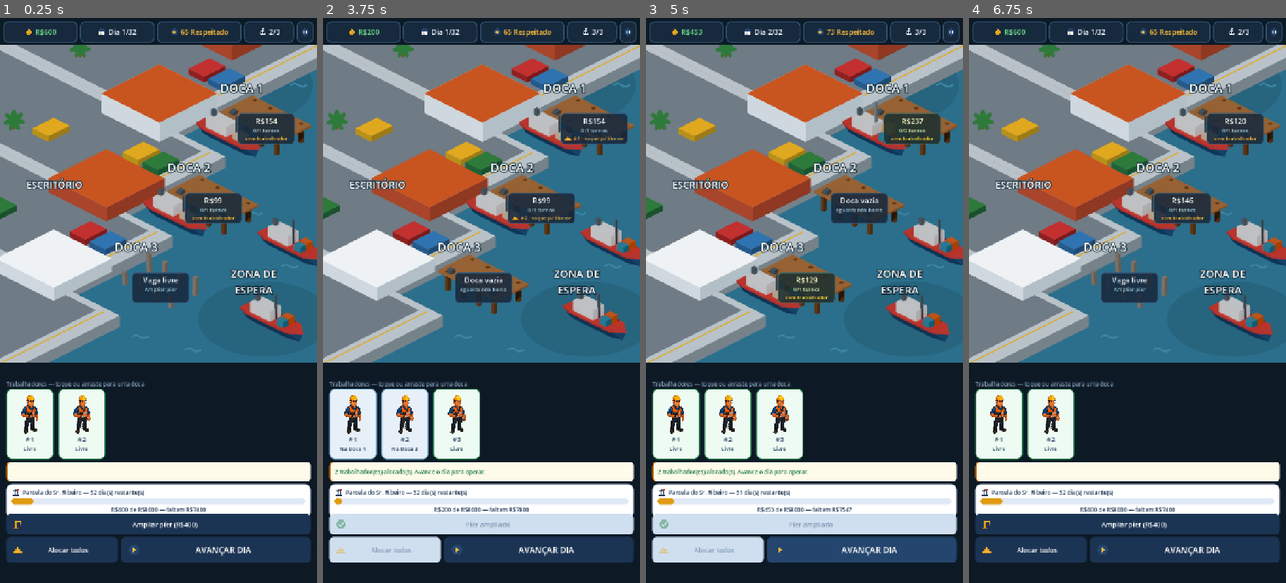
Above: before the commit, frames 1-4 (left to right).
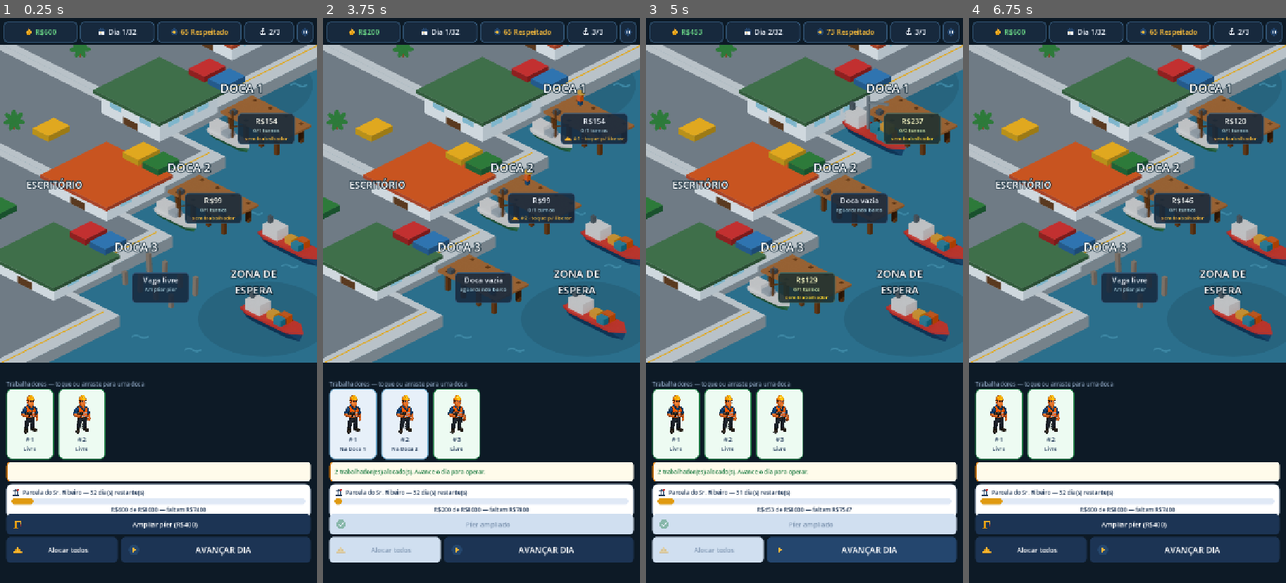
Above: after the commit, the same moments.

Repository: Brunoleon98/br-port
Game: Godot game, scene res://scenes/Main.tscn
Same seed, same stepped clock (60 frames per second), same inputs: the game is played once before the commit and once after it.
Inputs (mouse positions are in pixels of both pictures, inside the frame that each line leads up to):
- Up to frame 1 (0.25 s): no input
- Up to frame 2 (3.75 s): click "Ampliar píer (R$400)" at 0.5 s; click "Alocar todos" at 1.25 s; click "AVANÇAR DIA" at 2 s; click "Comprar" at 2.75 s; click "Alocar todos" at 3.5 s
- Up to frame 3 (5 s): click "AVANÇAR DIA" at 4.25 s
- Up to frame 4 (6.75 s): click "AVANÇAR DIA" at 5 s; click (1273, 29) at 5.75 s; click "Novo jogo (apaga progresso)" at 6.5 s

The runs differ from the first frame. In frame 1, 8.7% of the frame differs, in the area x 0-99%, y 4-55%; in frame 2, 8.7%; in frame 3, 8.5%; in frame 4, 8.7%.

Commit message:
Put a worker on the pier, and give the boats and buildings something to say
Three complaints from a played game, answered together because they are all
about the same thing: the map had no detail to read.

The worker only ever existed as "#1" on a chip. Now a figure stands on the
planking when a berth is staffed, and moves while the operation runs, so an
occupied berth reads without reading text. The illustrated portrait stays on
the roster card, where a portrait belongs.

The three boats shared one hull and differed by what sat on the deck, so they
read as one boat with props swapped. The fishing boat now has its own hull —
shorter, narrower, with a derrick and nets — and a green hull rather than navy.
Silhouette and hull colour, not a different stripe. The two cargo boats keep
the shared hull but differ in superstructure and stacking.

The buildings were smooth boxes with the top face painted roof-coloured; at a
distance they read as blocks of colour. They have doors, windows and an
overhanging eave now. A door is what gives a building its scale — nothing else
was needed.

Two traps found on the way, both recorded in the briefing:

Blender's +Y is the map's -my. Screen-right in Blender is the vector (+X, +Y),
both ground axes pulling right, while the map's tela_x = (mx - my) * MEIA_LARG
sends +my left. A prop symmetric in Y never shows it, which is why the pier
passed; the first asymmetric one landed 40px out. Placement now goes through
pos(mx, my, altura_px) so map coordinates are what gets written.

On a Control, position IS the offset. Zeroing it in an animation does not
return the node home, it throws it into the parent's corner and erases the
scene's anchoring — which is how the worker ended up 100px off the pier before
the rest positions were stored at _ready.

Also fixed in the map generator: open(dest, "w").write(gerar()) truncates
before the content exists, so an error left the game's map empty — and Godot
then wrote valid=false into the .import and kept that verdict after the file
came back.

42 assertions pass; the berths were checked staffed on a running build.

Co-Authored-By: Claude Opus 5 <noreply@anthropic.com>
Claude-Session: https://claude.ai/code/session_019u5RZ3eUcPEomcNVMuzr8K

Diff:
--- a/brport_vs/art/porto_mapa_iso.svg
+++ b/brport_vs/art/porto_mapa_iso.svg
@@ -35,19 +35,45 @@
   <polygon points="-508.0,222.0 272.0,612.0 -28.0,762.0 -808.0,372.0" fill="#b9c2c8"/>
   <polygon points="-523.0,229.5 218.0,600.0 -52.0,735.0 -793.0,364.5" fill="#6f7b85"/>
   <path d="M236.0,603.0 L-46.0,744.0" stroke="#e0a81f" stroke-width="2.5" fill="none"/>
-  <polygon points="647.0,-59.5 527.0,0.5 527.0,34.5 647.0,-25.5" fill="#8f3822"/>
-  <polygon points="407.0,-59.5 527.0,0.5 527.0,34.5 407.0,-25.5" fill="#a8452a"/>
-  <polygon points="527.0,-119.5 647.0,-59.5 527.0,0.5 407.0,-59.5" fill="#c85420"/>
+  <polygon points="647.0,-59.5 527.0,0.5 527.0,34.5 647.0,-25.5" fill="#b3bfc7"/>
+  <polygon points="407.0,-59.5 527.0,0.5 527.0,34.5 407.0,-25.5" fill="#cfd8de"/>
+  <polygon points="527.0,-119.5 647.0,-59.5 527.0,0.5 407.0,-59.5" fill="#eef2f5"/>
+  <polygon points="450.5,-19.8 483.5,-3.2 483.5,12.8 450.5,-3.8" fill="#5a3a20"/>
+  <polygon points="619.6,-38.3 594.4,-25.7 594.4,-16.9 619.6,-29.5" fill="#7fb6cc"/>
+  <polygon points="579.6,-18.3 554.4,-5.7 554.4,3.1 579.6,-9.5" fill="#7fb6cc"/>
+  <polygon points="665.0,-67.5 527.0,1.5 527.0,9.5 665.0,-59.5" fill="#8f3822"/>
+  <polygon points="389.0,-67.5 527.0,1.5 527.0,9.5 389.0,-59.5" fill="#a8452a"/>
+  <polygon points="527.0,-136.5 665.0,-67.5 527.0,1.5 389.0,-67.5" fill="#c85420"/>
   <polygon points="494.0,109.0 362.0,175.0 362.0,219.0 494.0,153.0" fill="#b3bfc7"/>
   <polygon points="230.0,109.0 362.0,175.0 362.0,219.0 230.0,153.0" fill="#cfd8de"/>
   <polygon points="362.0,43.0 494.0,109.0 362.0,175.0 230.0,109.0" fill="#eef2f5"/>
-  <polygon points="362.0,43.0 494.0,109.0 362.0,175.0 230.0,109.0" fill="#c85420"/>
-  <polygon points="374.0,301.0 242.0,367.0 242.0,399.0 374.0,333.0" fill="#8f3822"/>
-  <polygon points="110.0,301.0 242.0,367.0 242.0,399.0 110.0,333.0" fill="#a8452a"/>
-  <polygon points="242.0,235.0 374.0,301.0 242.0,367.0 110.0,301.0" fill="#c85420"/>
+  <polygon points="279.5,161.8 312.5,178.2 312.5,194.2 279.5,177.8" fill="#5a3a20"/>
+  <polygon points="473.6,128.9 448.4,141.5 448.4,152.9 473.6,140.3" fill="#7fb6cc"/>
+  <polygon points="440.6,145.4 415.4,158.0 415.4,169.4 440.6,156.8" fill="#7fb6cc"/>
+  <polygon points="407.6,161.9 382.4,174.5 382.4,185.9 407.6,173.3" fill="#7fb6cc"/>
+  <polygon points="250.4,128.9 275.6,141.5 275.6,152.9 250.4,140.3" fill="#7fb6cc"/>
+  <polygon points="316.4,161.9 341.6,174.5 341.6,185.9 316.4,173.3" fill="#7fb6cc"/>
+  <polygon points="512.0,101.0 362.0,176.0 362.0,184.0 512.0,109.0" fill="#2a4d33"/>
+  <polygon points="212.0,101.0 362.0,176.0 362.0,184.0 212.0,109.0" fill="#335c3d"/>
+  <polygon points="362.0,26.0 512.0,101.0 362.0,176.0 212.0,101.0" fill="#3f6f4a"/>
+  <polygon points="374.0,301.0 242.0,367.0 242.0,399.0 374.0,333.0" fill="#b3bfc7"/>
+  <polygon points="110.0,301.0 242.0,367.0 242.0,399.0 110.0,333.0" fill="#cfd8de"/>
+  <polygon points="242.0,235.0 374.0,301.0 242.0,367.0 110.0,301.0" fill="#eef2f5"/>
+  <polygon points="159.5,341.7 192.5,358.2 192.5,374.2 159.5,357.7" fill="#5a3a20"/>
+  <polygon points="342.6,323.7 317.4,336.3 317.4,344.7 342.6,332.1" fill="#7fb6cc"/>
+  <polygon points="298.6,345.7 273.4,358.3 273.4,366.7 298.6,354.1" fill="#7fb6cc"/>
+  <polygon points="392.0,293.0 242.0,368.0 242.0,376.0 392.0,301.0" fill="#8f3822"/>
+  <polygon points="92.0,293.0 242.0,368.0 242.0,376.0 92.0,301.0" fill="#a8452a"/>
+  <polygon points="242.0,218.0 392.0,293.0 242.0,368.0 92.0,293.0" fill="#c85420"/>
   <polygon points="254.0,483.0 122.0,549.0 122.0,579.0 254.0,513.0" fill="#b3bfc7"/>
   <polygon points="-10.0,483.0 122.0,549.0 122.0,579.0 -10.0,513.0" fill="#cfd8de"/>
   <polygon points="122.0,417.0 254.0,483.0 122.0,549.0 -10.0,483.0" fill="#eef2f5"/>
+  <polygon points="39.5,521.8 72.5,538.2 72.5,554.2 39.5,537.8" fill="#5a3a20"/>
+  <polygon points="222.6,505.3 197.4,517.9 197.4,525.7 222.6,513.1" fill="#7fb6cc"/>
+  <polygon points="178.6,527.3 153.4,539.9 153.4,547.7 178.6,535.1" fill="#7fb6cc"/>
+  <polygon points="272.0,475.0 122.0,550.0 122.0,558.0 272.0,483.0" fill="#2a4d33"/>
+  <polygon points="-28.0,475.0 122.0,550.0 122.0,558.0 -28.0,483.0" fill="#335c3d"/>
+  <polygon points="122.0,400.0 272.0,475.0 122.0,550.0 -28.0,475.0" fill="#3f6f4a"/>
   <polygon points="512.0,47.0 464.0,71.0 464.0,84.0 512.0,60.0" fill="#7a1a1a"/>
   <polygon points="428.0,53.0 464.0,71.0 464.0,84.0 428.0,66.0" fill="#8f2020"/>
   <polygon points="476.0,29.0 512.0,47.0 464.0,71.0 428.0,53.0" fill="#c23030"/>
--- a/brport_vs/scenes/dock/Dock.tscn
+++ b/brport_vs/scenes/dock/Dock.tscn
@@ -1,8 +1,9 @@
-[gd_scene load_steps=5 format=3]
+[gd_scene load_steps=6 format=3]
 
 [ext_resource type="Script" path="res://scripts/Dock.gd" id="1"]
 [ext_resource type="Texture2D" path="res://art/icones/rival.svg" id="ic_rival"]
 [ext_resource type="Texture2D" path="res://art/icones/trabalhador.svg" id="ic_trabalhador"]
+[ext_resource type="Texture2D" path="res://art/props/trabalhador.png" id="prop_trabalhador"]
 
 [sub_resource type="StyleBoxFlat" id="chip"]
 bg_color = Color(0.09, 0.16, 0.24, 0.88)
@@ -41,6 +42,16 @@
 offset_right = 328.0
 offset_bottom = 382.0
 mouse_filter = 2
+
+[node name="Trabalhador" type="TextureRect" parent="."]
+layout_mode = 0
+offset_left = -100.0
+offset_top = -172.0
+offset_right = 412.0
+offset_bottom = 340.0
+mouse_filter = 2
+visible = false
+texture = ExtResource("prop_trabalhador")
 
 [node name="Chip" type="PanelContainer" parent="."]
 layout_mode = 0
--- a/brport_vs/scripts/Dock.gd
+++ b/brport_vs/scripts/Dock.gd
@@ -41,13 +41,16 @@
 const PULSO_SEG := 0.9
 
 var _barco_base := Vector2.ZERO
+var _trabalhador_base := Vector2.ZERO
 var _barco_id_anterior: int = -1
 var _tw_balanco: Tween
 var _tw_chegada: Tween
 var _tw_pulso: Tween
+var _tw_trabalho: Tween
 
 @onready var _pier: TextureRect = $Pier
 @onready var _barco: TextureRect = $Barco
+@onready var _trabalhador_prop: TextureRect = $Trabalhador
 @onready var _chip: PanelContainer = $Chip
 @onready var _valor: Label = $Chip/Coluna/Valor
 @onready var _progresso: Label = $Chip/Coluna/ProgressoLinha/Progresso
@@ -65,7 +68,11 @@
 
 
 func _ready() -> void:
+	# Guardar a posição de repouso é obrigatório: num Control o `position` É o
+	# offset, então zerá-lo não "volta ao lugar" — atira o nó para o canto do
+	# pai e apaga a ancoragem da cena.
 	_barco_base = _barco.position
+	_trabalhador_base = _trabalhador_prop.position
 	if dock_index >= 0:
 		refresh()
 
@@ -82,6 +89,7 @@
 	# isso eles são apagados aqui e reacesos só por quem tem o que anunciar.
 	_progresso_icone.visible = false
 	_trabalhador_icone.visible = false
+	_trabalhador_prop.visible = false
 	_pulsar_chip(false)
 
 	# Vaga ainda não construída: estacas velhas, sem barco.
@@ -129,6 +137,9 @@
 		_trabalhador.text = "sem trabalhador"
 	else:
 		_trabalhador_icone.visible = true
+		# A figura no tabuado é o que faz "doca ocupada" ler sem texto.
+		_trabalhador_prop.visible = true
+		_animar_trabalho(int(boat["progress"]) > 0)
 		var texto := "#%d" % int(dock["worker_id"])
 		# Enquanto a operação não começou dá para desfazer um arrasto errado.
 		if int(boat["progress"]) == 0:
@@ -232,3 +243,17 @@
 		.set_trans(Tween.TRANS_SINE)
 	_tw_pulso.tween_property(_chip, "modulate", Color.WHITE, PULSO_SEG) \
 		.set_trans(Tween.TRANS_SINE)
+
+
+# Enquanto a operação corre, o trabalhador se mexe. Parado, fica de pé.
+func _animar_trabalho(operando: bool) -> void:
+	if _tw_trabalho != null and _tw_trabalho.is_valid():
+		_tw_trabalho.kill()
+	_trabalhador_prop.position = _trabalhador_base
+	if not operando:
+		return
+	_tw_trabalho = create_tween().set_loops()
+	_tw_trabalho.tween_property(_trabalhador_prop, "position:y",
+		_trabalhador_base.y - 3.0, 0.42).set_trans(Tween.TRANS_SINE)
+	_tw_trabalho.tween_property(_trabalhador_prop, "position:y",
+		_trabalhador_base.y, 0.42).set_trans(Tween.TRANS_SINE)
Binary file changed: brport_vs/art/props/barco_grande.png
Binary file changed: brport_vs/art/props/barco_medio.png
Binary file changed: brport_vs/art/props/barco_pequeno.png
Binary file changed: brport_vs/art/props/boia.png
Binary file changed: brport_vs/art/props/caixote.png
Binary file changed: brport_vs/art/props/conteiner.png
Binary file changed: brport_vs/art/props/coqueiro_copa.png
Binary file changed: brport_vs/art/props/coqueiro_tronco.png
Binary file changed: brport_vs/art/props/galpao.png
Binary file changed: brport_vs/art/props/galpao_velho.png
Binary file changed: brport_vs/art/props/guindaste_base.png
Binary file changed: brport_vs/art/props/guindaste_lanca.png
(and 11 more such lines)
